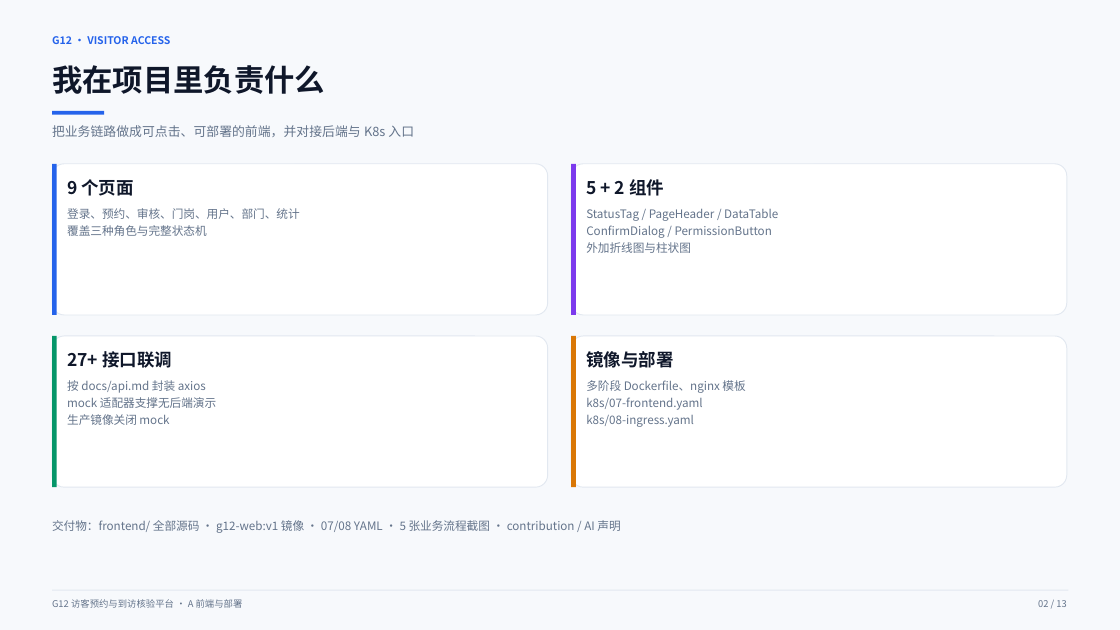
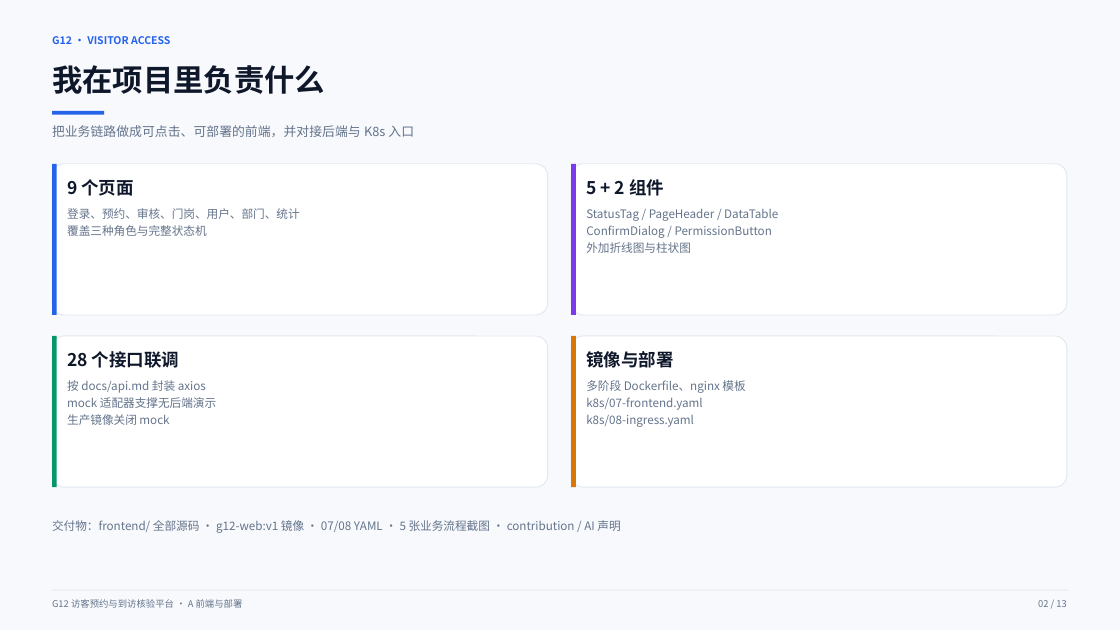
Before and after one commit to msy1409/G12-project, a slide deck: slide 2 of docs/G12-A-答辩PPT.pptx. Drawn at 1120x630 pixels with LibreOffice and Linux fonts; fonts in the diff are those of the drawing. Boxes give left, top, right and bottom in pixels: in the first picture for what was removed or moved away, otherwise in the second. Text is boxed around its words. In the diff, an @@ line names an element or a change of style, - is before the commit and + after.

Commit message:
docs(A): PPT 定稿口径修正（28 接口、k3s containerd 导入、验收已完成）并重导 PDF

```diff
--- a/docs/G12-A-答辩PPT.pptx
+++ b/docs/G12-A-答辩PPT.pptx
@@ text at [67,351,179,368]: text changed @@
-27+ 接口联调
+28 个接口联调
```
Also in this commit, not shown: 7 other slides changed, 1 other file.
